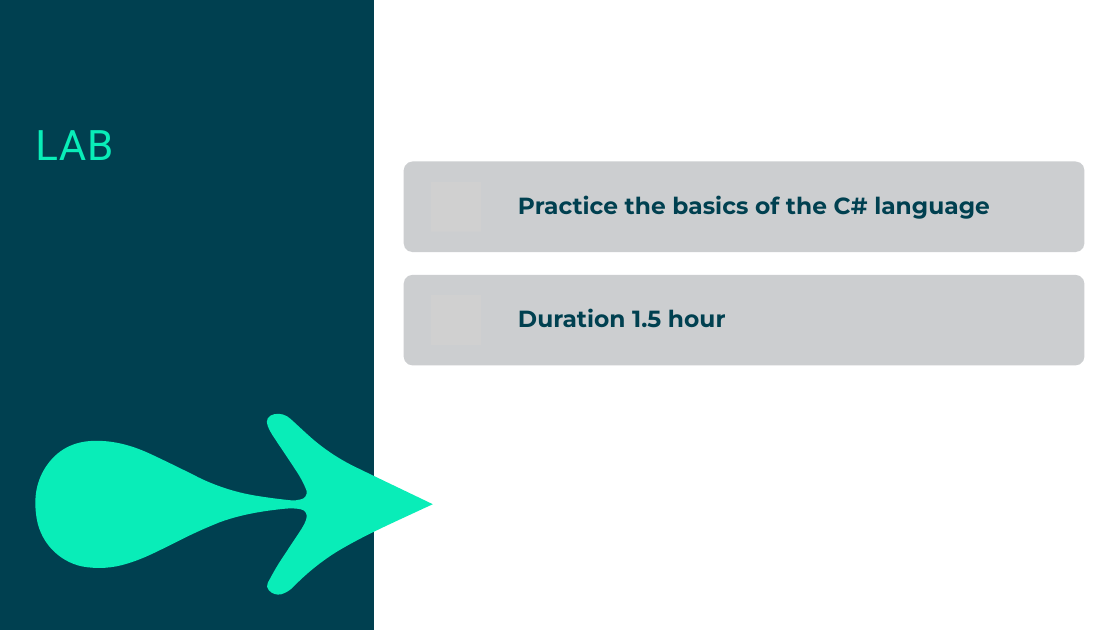
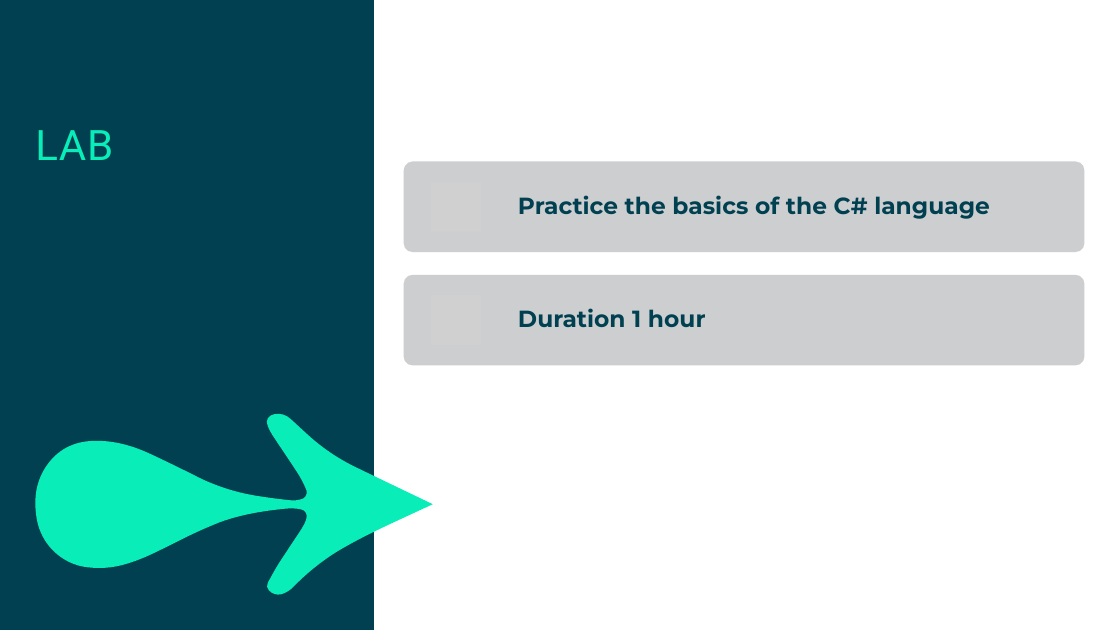
Before and after one commit to mikebaradaran/csharp, a slide deck: slide 40 of 01-C# Basics.pptx. Drawn at 1120x630 pixels with LibreOffice and Linux fonts; fonts in the diff are those of the drawing; grey boxes stand for pictures. Boxes give left, top, right and bottom in pixels: in the first picture for what was removed or moved away, otherwise in the second. Text is boxed around its words. In the diff, an @@ line names an element or a change of style, - is before the commit and + after.

```diff
--- a/01-C# Basics.pptx
+++ b/01-C# Basics.pptx
@@ text at [518,308,706,327]: text changed @@
-Duration 1.5 hour
+Duration 1 hour
```
Also in this commit, not shown: 4 other slides changed, 2 other files.
